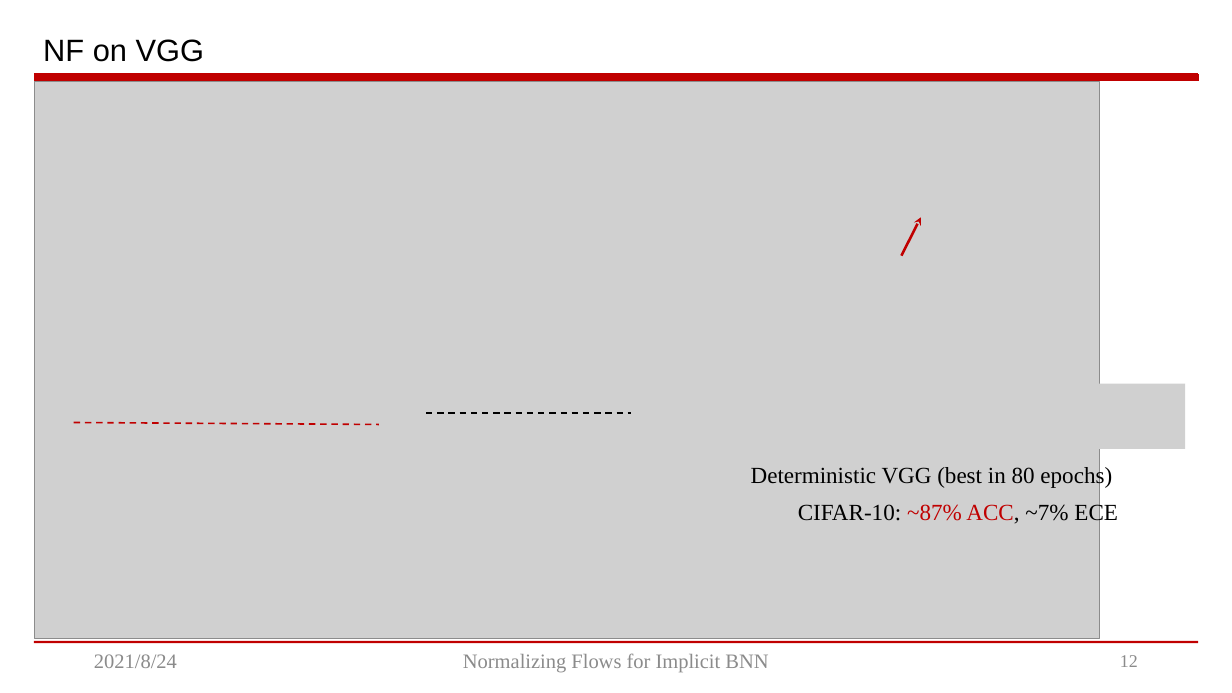
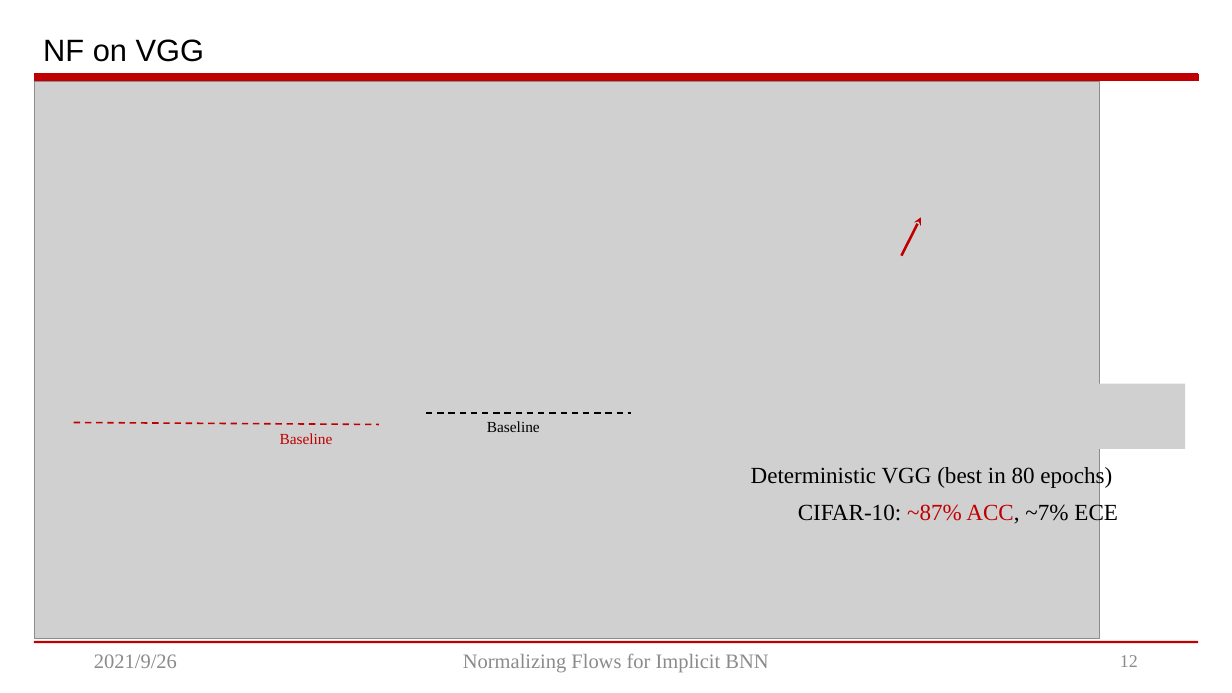
Before and after one commit to Weijiang-Xiong/iBNN_NF, a slide deck: slide 13 of updates/Weijiang Xiong project presentation.pptx. Drawn at 1232x693 pixels with LibreOffice and Linux fonts; fonts in the diff are those of the drawing; grey boxes stand for pictures. Boxes give left, top, right and bottom in pixels: in the first picture for what was removed or moved away, otherwise in the second. Text is boxed around its words. In the diff, an @@ line names an element or a change of style, - is before the commit and + after.

```diff
--- a/updates/Weijiang Xiong project presentation.pptx
+++ b/updates/Weijiang Xiong project presentation.pptx
@@ text added at (x1=280, y1=433, x2=333, y2=444), 12 pt, text #C00000 @@
+Baseline
@@ text added at (x1=487, y1=421, x2=540, y2=432), 12 pt, text #000000 @@
+Baseline
@@ text at (x1=94, y1=654, x2=177, y2=668): text changed @@
-2021/8/24
+2021/9/26
```
Also in this commit, not shown: 12 other slides changed, 1 slide added, 9 other files.
